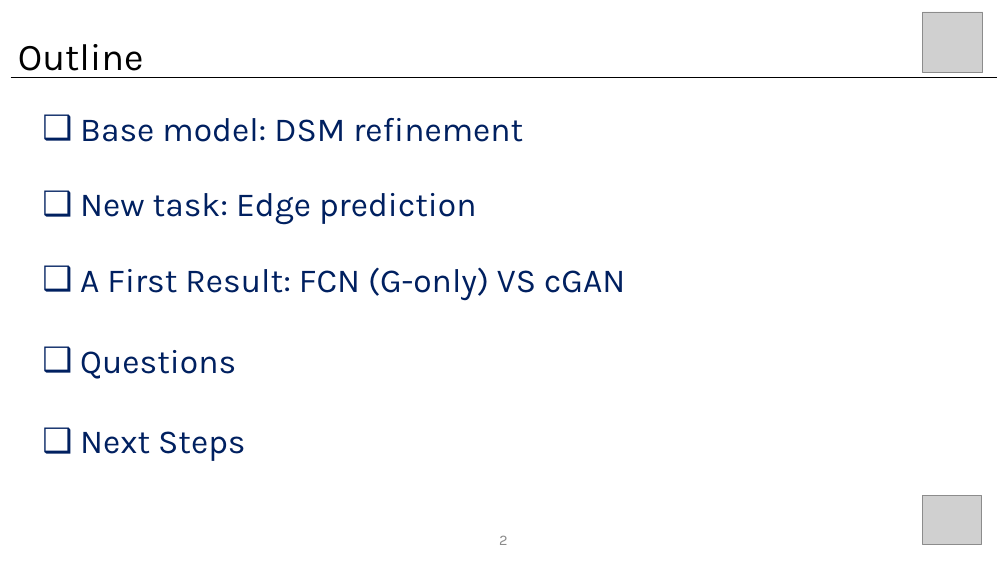
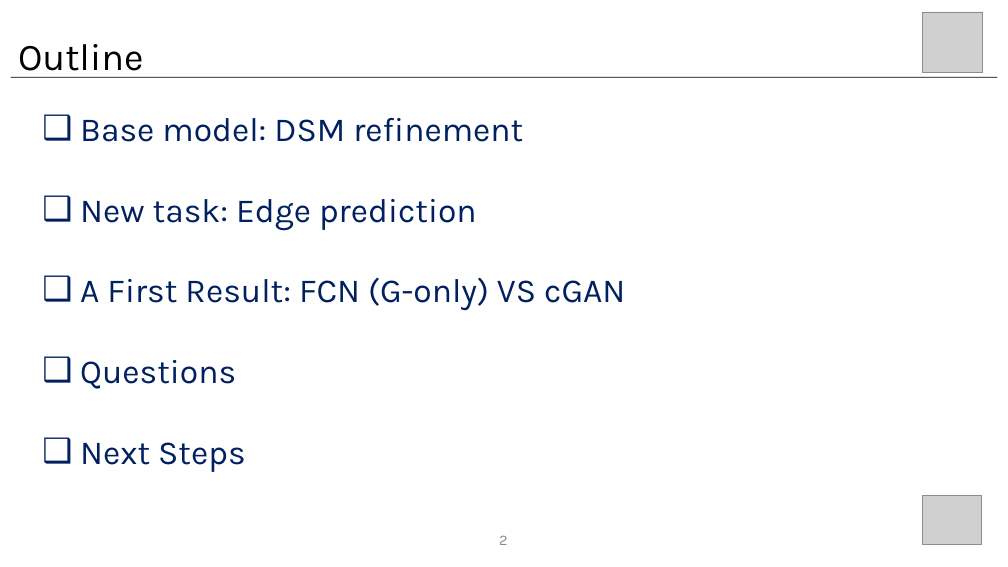
Before and after one commit to wangyi111/Building-Vectorization-3D, a slide deck: slide 2 of assets/reports/20201029_BuildNetwork.pptx. Drawn at 1008x567 pixels with LibreOffice and Linux fonts; fonts in the diff are those of the drawing; grey boxes stand for pictures. Boxes give left, top, right and bottom in pixels: in the first picture for what was removed or moved away, otherwise in the second. Text is boxed around its words. In the diff, an @@ line names an element or a change of style, - is before the commit and + after.

```diff
--- a/assets/reports/20201029_BuildNetwork.pptx
+++ b/assets/reports/20201029_BuildNetwork.pptx
@@ line (11, 77) - (997, 77): stroke #000000 0.5 pt to #000000 0.75 pt @@
@@ text "Base model: DSM refinement" rewrapped from (x1=80, y1=118, x2=625, y2=461) to (x1=80, y1=118, x2=625, y2=472) @@
```
Also in this commit, not shown: 11 other slides changed, 5 slides added, 1 slide removed, 1 other file.
